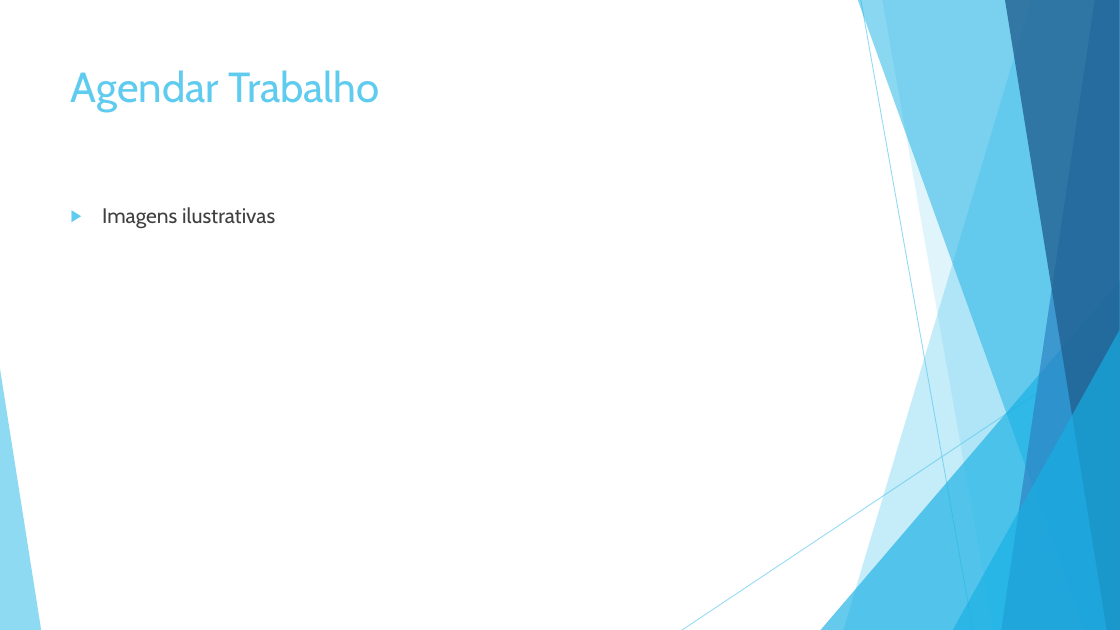
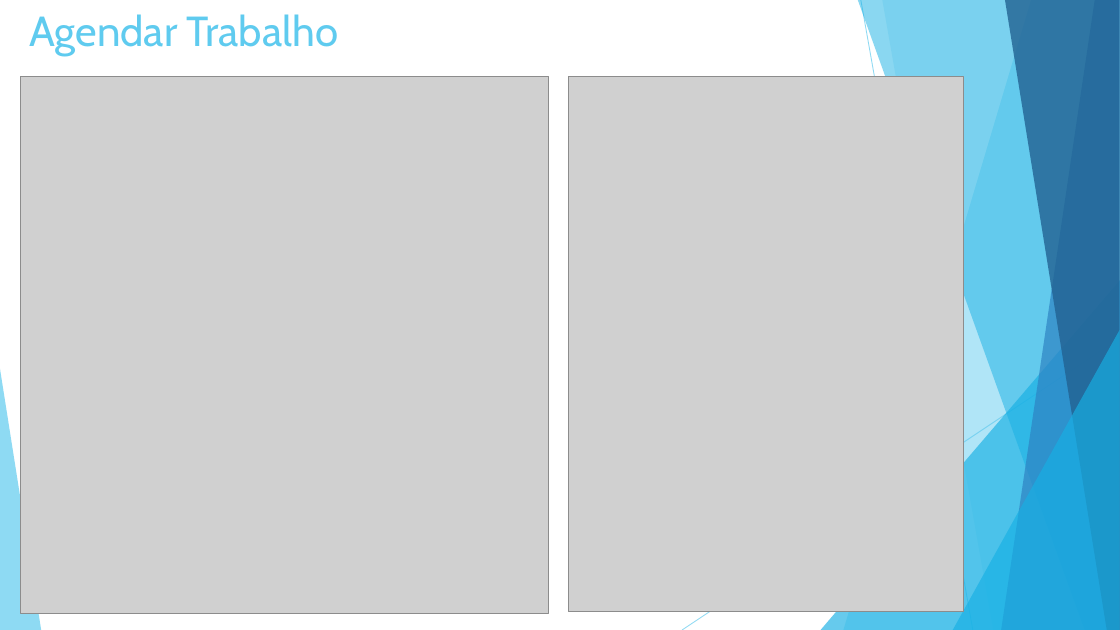
Before and after one commit to vitorjrc/babysitting-system, a slide deck: slide 15 of relatorio/Fase 3/LI4.pptx (slide 24 before the commit). Drawn at 1120x630 pixels with LibreOffice and Linux fonts; fonts in the diff are those of the drawing; grey boxes stand for pictures. Boxes give left, top, right and bottom in pixels: in the first picture for what was removed or moved away, otherwise in the second. Text is boxed around its words. In the diff, an @@ line names an element or a change of style, - is before the commit and + after.

```diff
--- a/relatorio/Fase 3/LI4.pptx
+++ b/relatorio/Fase 3/LI4.pptx
@@ title "Agendar Trabalho": place and size @@
-title "Agendar Trabalho" at <box>71,70,379,112</box>
+title "Agendar Trabalho" at <box>29,14,338,56</box>
@@ picture added at <box>21,76,549,613</box> @@
@@ picture added at <box>569,76,964,613</box> @@
@@ text removed at <box>102,207,275,228</box> @@
-▶ Imagens ilustrativas
```
Also in this commit, not shown: 6 other slides changed, 6 slides added, 10 slides removed.
